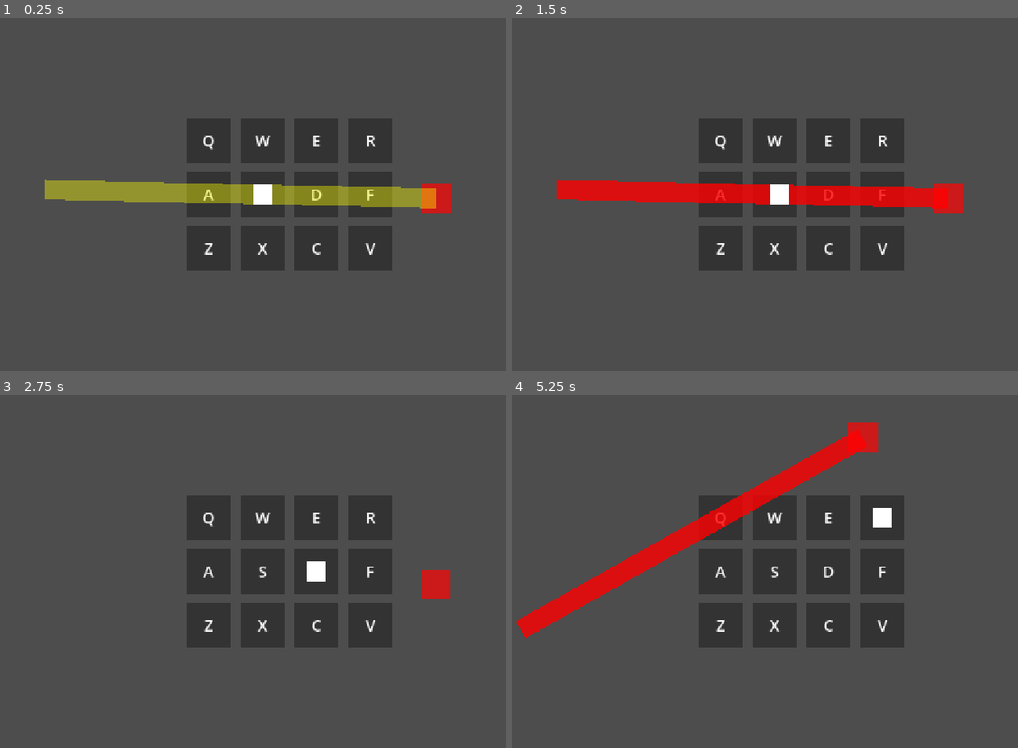
Above: before the commit, frames 1-4 (two rows, left to right).
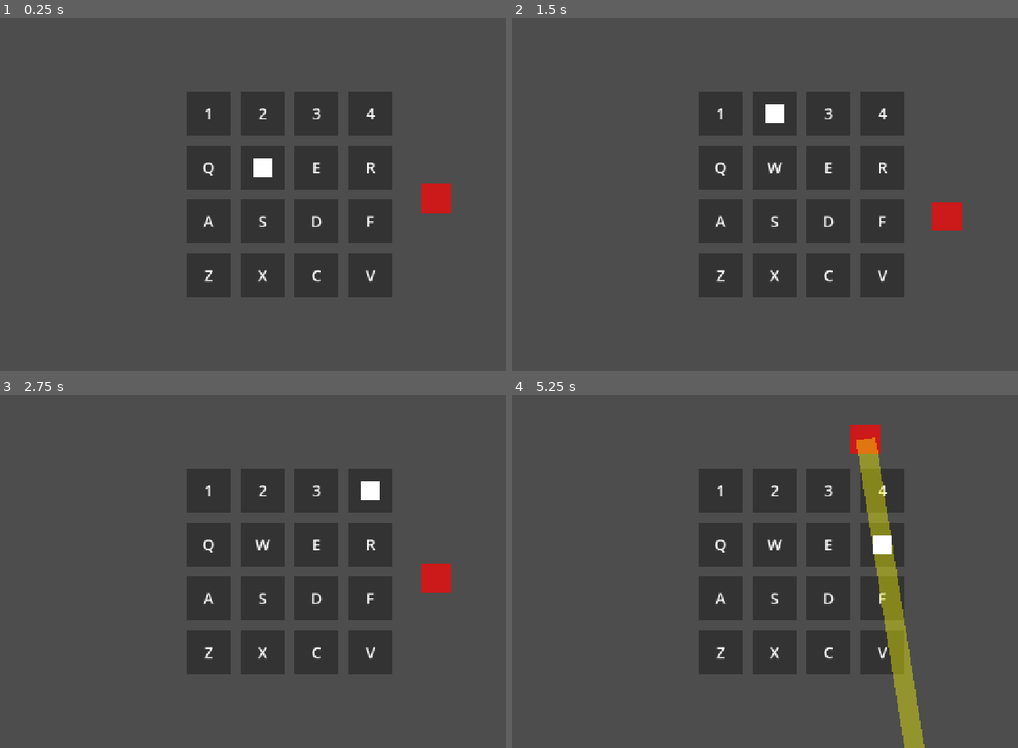
Above: after the commit, the same moments.

Repository: jcote04/CS780Game
Game: Godot game, scene res://scenes/main/main.tscn
Same seed, same stepped clock (60 frames per second), same inputs: the game is played once before the commit and once after it.
Inputs:
- Up to frame 1 (0.25 s): no input
- Up to frame 2 (1.5 s): tap Enter at 0.5 s; hold D 0.53-1.28 s; tap 1 at 0.6 s; tap 2 at 0.8, 1.35 s; tap Space at 1.25 s; hold S from 1.28 s (still down)
- Up to frame 3 (2.75 s): tap 3 at 1.55, 2.1 s; release S at 2.03 s; hold D from 2.03 s (still down); tap 4 at 2.3 s
- Up to frame 4 (5.25 s): release D at 2.78 s; hold W 2.78-3.53 s; tap 4 at 2.85 s; tap Q at 3.05, 3.6 s; hold A 3.53-5.03 s; tap E at 3.8, 4.35 s; tap R at 4.55, 5.1 s; hold S from 5.03 s (still down)

The runs differ from the first frame. In frame 1, 13% of the frame differs, in the area x 8-87%, y 20-80%; in frame 2, 14%; in frame 3, 10%; in frame 4, 16%, in the area x 0-82%, y 7-100%.

Commit message:
Add chars 1-4

Diff:
--- a/scenes/main/main.tscn
+++ b/scenes/main/main.tscn
@@ -30,10 +30,5 @@
 script = ExtResource("3_k2fmo")
 player = NodePath("../Player")
 grid = NodePath("../Grid")
-grid_center = null
-orbit_radius = null
-move_speed = null
-attack_color = null
-warn_color = null
-attack_width = null
-attack_length = null
+move_speed = 2.0
+idle_duration = 1.0
--- a/scripts/enemies/Boss/boss.gd
+++ b/scripts/enemies/Boss/boss.gd
@@ -7,8 +7,11 @@
 @export var move_speed := 1.5
 @export var attack_color := Color(1, 0, 0, 0.8)
 @export var warn_color := Color(1, 1, 0, 0.4)
+@export var idle_duration := 2.0
+@export var attack_duration := 0.5
 @export var attack_width := 40.0
 @export var attack_length := 800.0
+@export var blink_duration := 0.2
 
 var player_node
 var attack_rect: ColorRect
@@ -16,10 +19,7 @@
 
 var state := "idle"
 var timer := 0.0
-var idle_duration := 2.0
-var blink_duration := 0.3
 var blink_count := 0
-var attack_duration := 0.5
 
 var angle := 0.0
 var current_speed := 1.5
--- a/scripts/grid.gd
+++ b/scripts/grid.gd
@@ -1,11 +1,12 @@
 extends Node2D
 
-@export var rows := 3
+@export var rows := 4
 @export var cols := 4
 @export var font_size := 32
 @export var cell_size := Vector2(120, 120)
 @export var cell_spacing := Vector2(20, 20)
-@export var letters := [
+@export var cell_chars := [
+	"1","2","3","4",
 	"Q","W","E","R",
 	"A","S","D","F",
 	"Z","X","C","V"
@@ -37,7 +38,7 @@
 
 			# Add Label
 			var label = Label.new()
-			label.text = letters[index]
+			label.text = cell_chars[index]
 			label.size = cell_size
 			label.horizontal_alignment = HORIZONTAL_ALIGNMENT_CENTER
 			label.vertical_alignment = VERTICAL_ALIGNMENT_CENTER
@@ -45,7 +46,6 @@
 			label.size_flags_vertical = Control.SIZE_FILL
 
 			# Font
-			var font = label.get_theme_font("font")
 			label.add_theme_font_size_override("font_size", font_size)
 
 			cell.add_child(label)
--- a/scripts/player/player.gd
+++ b/scripts/player/player.gd
@@ -9,9 +9,10 @@
 var moving := false
 
 var key_map = {
-	KEY_Q: 0, KEY_W: 1, KEY_E: 2, KEY_R: 3,
-	KEY_A: 4, KEY_S: 5, KEY_D: 6, KEY_F: 7,
-	KEY_Z: 8, KEY_X: 9, KEY_C: 10, KEY_V: 11
+	KEY_1: 0, KEY_2: 1, KEY_3: 2, KEY_4: 3,
+	KEY_Q: 4, KEY_W: 5, KEY_E: 6, KEY_R: 7,
+	KEY_A: 8, KEY_S: 9, KEY_D: 10, KEY_F: 11,
+	KEY_Z: 12, KEY_X: 13, KEY_C: 14, KEY_V: 15
 }
 
 func _ready():
